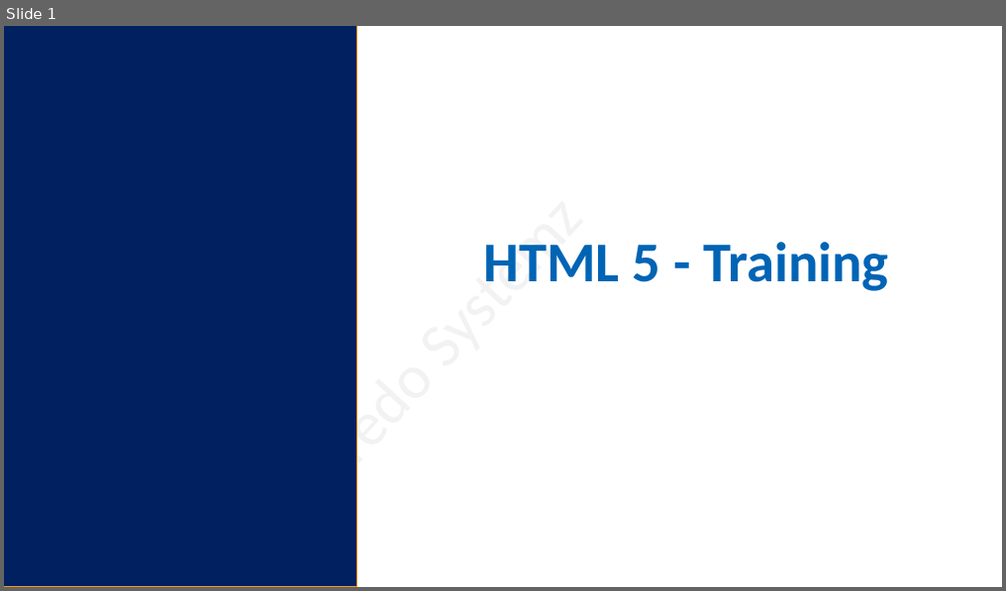
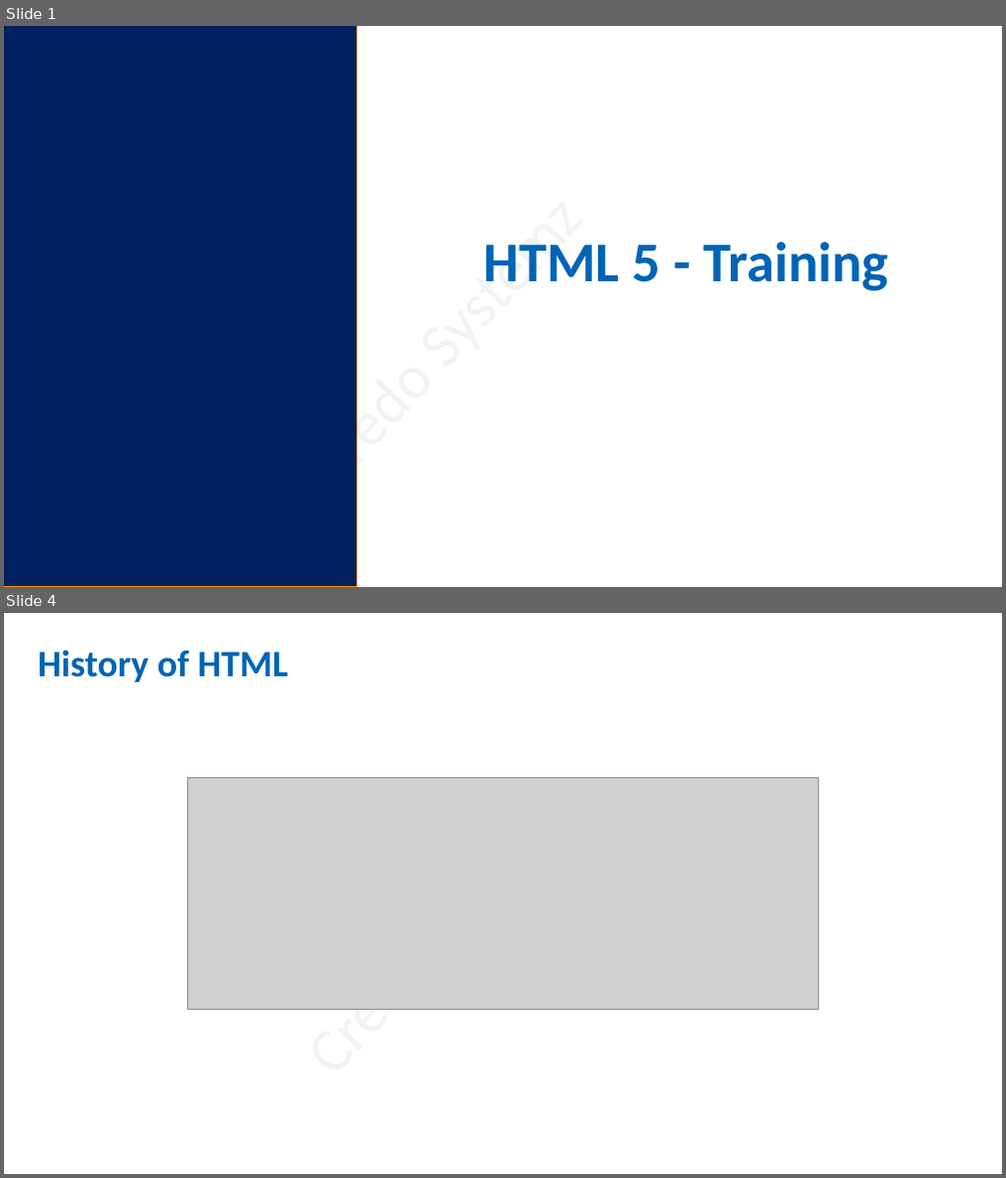
Before and after one commit to salman3009/newtownJuneBatch, a slide deck: June_Batch/16-06-22/html_16_06_22.pptx. Shown one above the other, each under a label of ours: slide 1 before the commit, slides 1 and 4 after it; the slides between them are not shown. The pictures are 1006x591 and 1006x1178 pixels, drawn with LibreOffice and Linux fonts; fonts in the diff are those of the drawing; grey boxes stand for pictures. Boxes give left, top, right and bottom in pixels: in the first picture for what was removed or moved away, otherwise in the second. Text is boxed around its words. In the diff, an @@ line names an element or a change of style, - is before the commit and + after.

```diff
--- a/June_Batch/16-06-22/html_16_06_22.pptx
+++ b/June_Batch/16-06-22/html_16_06_22.pptx
@@ slide 4 added at (4, 613, 1002, 1174), background #FFFFFF; not listed: 1 template element that a slide beside it also shows @@
@@ text added at (38, 650, 289, 682), 36 pt, text #0064B5, bold @@
+History of HTML
@@ picture added at (187, 777, 819, 1010) @@
```
Also in this commit, not shown: 1 slide changed, 22 other slides added, 5 slides removed, 2 other files.
